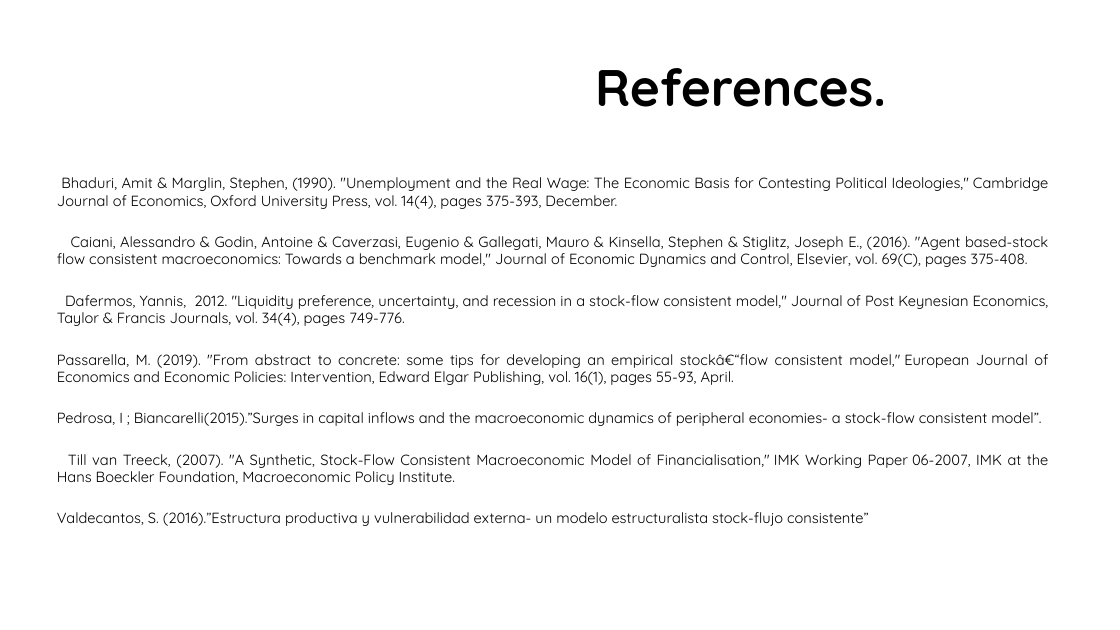
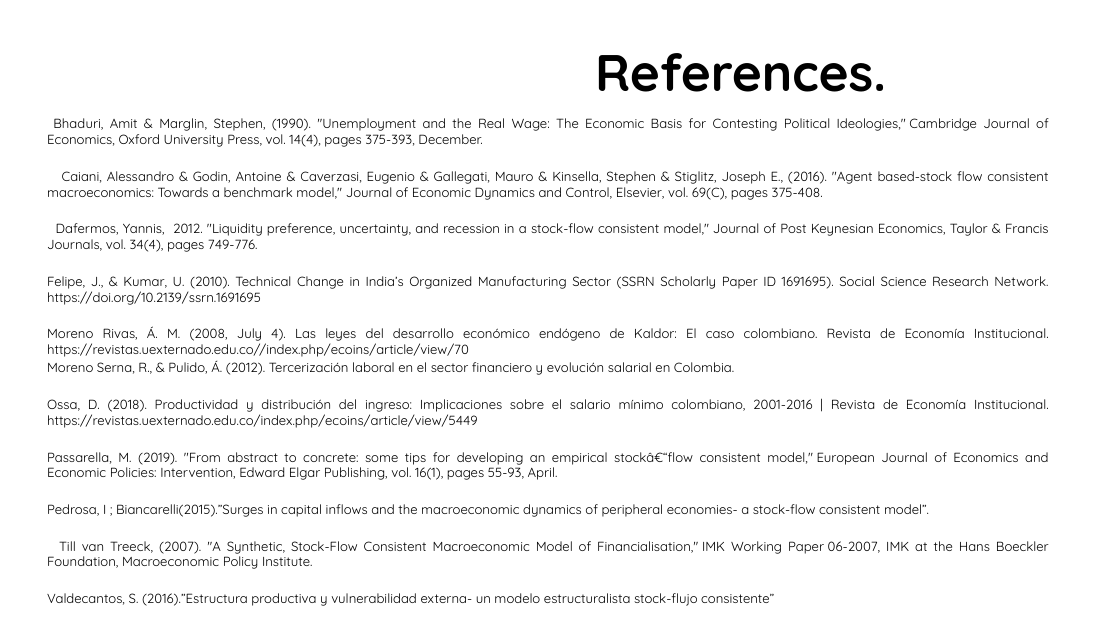
Before and after one commit to jhanandrade/AFD-Project, a slide deck: slide 18 of Documentos/Presentación 3 de Noviembre de 2020.pptx (slide 15 before the commit). Drawn at 1120x630 pixels with LibreOffice and Linux fonts; fonts in the diff are those of the drawing; background and template pictures are left out. Boxes give left, top, right and bottom in pixels: in the first picture for what was removed or moved away, otherwise in the second. Text is boxed around its words. In the diff, an @@ line names an element or a change of style, - is before the commit and + after.

```diff
--- a/Documentos/Presentación 3 de Noviembre de 2020.pptx
+++ b/Documentos/Presentación 3 de Noviembre de 2020.pptx
@@ title "References.": place and size @@
-title "References." at <box>595,68,886,107</box>
+title "References." at <box>595,53,886,92</box>
@@ text "Bhaduri, Amit & Marglin, Stephen, ...": place and size @@
-text "Bhaduri, Amit & Marglin, Stephen, ..." at <box>57,177,1049,526</box>
+text "Bhaduri, Amit & Marglin, Stephen, ..." at <box>47,118,1049,606</box>
@@ text at <box>47,118,1049,606</box>: size 12.6 to 11.2 pt in "Bhaduri, Amit & Marglin, Stephen, (1990). "Unemployment ...", "Caiani, Alessandro & Godin, Antoine & Caverzasi, ...", "Dafermos, Yannis, 2012. "Liquidity preference, uncertainty,  ...", "Passarella, M. (2019). "From abstract to concrete: ..." and 3 more places @@
@@ text at <box>47,276,1049,428</box>: paragraphs added @@
+Felipe, J., & Kumar, U. (2010). Technical Change in India’s Organized Manufacturing Sector (SSRN Scholarly Paper ID 1691695). Social Science Research Network. https://doi.org/10.2139/ssrn.1691695
+Moreno Rivas, Á. M. (2008, July 4). Las leyes del desarrollo económico endógeno de Kaldor: El caso colombiano. Revista de Economía Institucional. https://revistas.uexternado.edu.co//index.php/ecoins/article/view/70
+Moreno Serna, R., & Pulido, Á. (2012). Tercerización laboral en el sector financiero y evolución salarial en Colombia.
+Ossa, D. (2018). Productividad y distribución del ingreso: Implicaciones sobre el salario mínimo colombiano, 2001-2016 | Revista de Economía Institucional. https://revistas.uexternado.edu.co/index.php/ecoins/article/view/5449
```
Also in this commit, not shown: 3 slides added, 2 other files.
